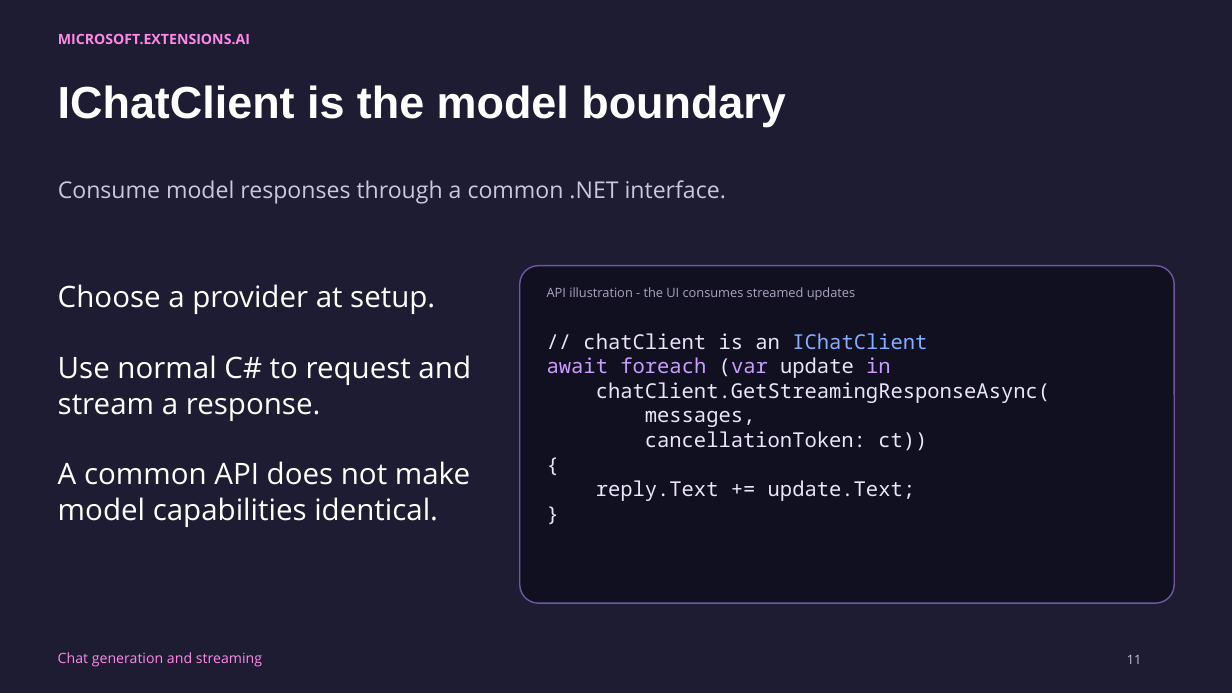
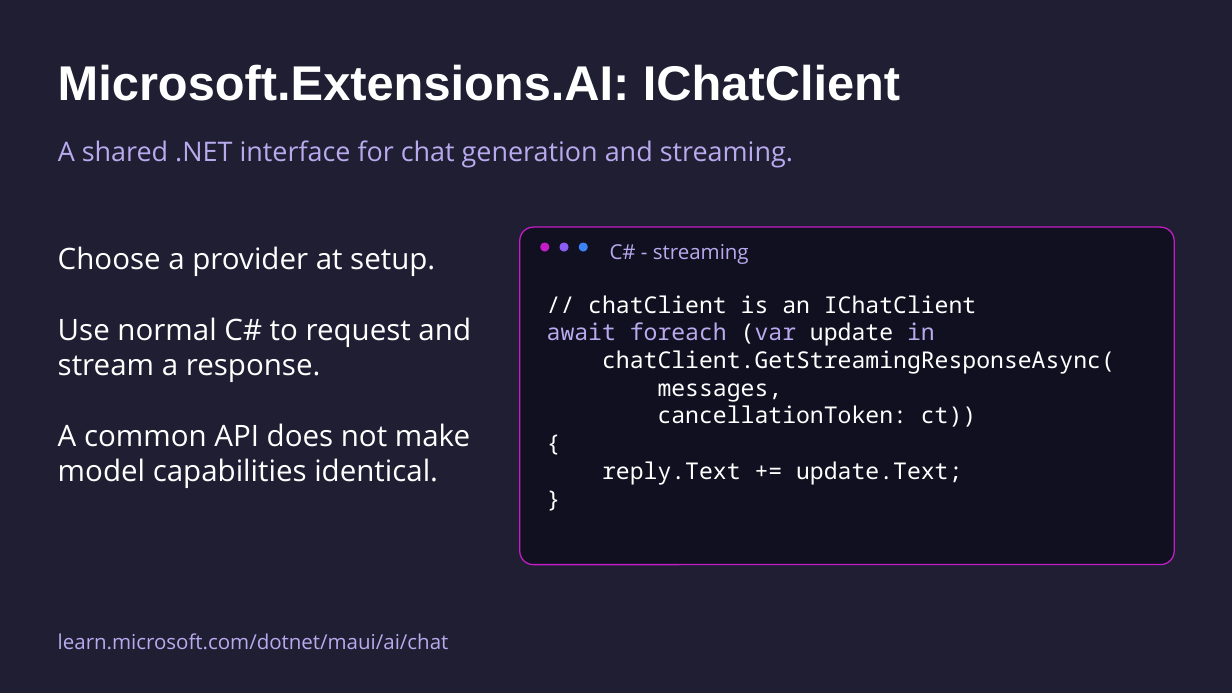
Before and after one commit to mattleibow/dotnetconf2026, a slide deck: slide 11 of slides.pptx. Drawn at 1232x693 pixels with LibreOffice and Linux fonts; fonts in the diff are those of the drawing. Boxes give left, top, right and bottom in pixels: in the first picture for what was removed or moved away, otherwise in the second. Text is boxed around its words. In the diff, an @@ line names an element or a change of style, - is before the commit and + after.

```diff
--- a/slides.pptx
+++ b/slides.pptx
@@ background #1E1C32 to #1F1E32 @@
@@ text at (58, 64, 900, 101): text changed; size 11 to 38 pt; font Open Sans to Arial; text colour #FF89E7 to #FFFFFF @@
-MICROSOFT.EXTENSIONS.AI
+Microsoft.Extensions.AI: IChatClient
@@ text removed at (58, 85, 785, 126) @@
-IChatClient is the model boundary
@@ text at (58, 140, 793, 168): text changed; size 18 to 21 pt; text colour #CAC7DE to #B9AAEE @@
-Consume model responses through a common .NET interface.
+A shared .NET interface for chat generation and streaming.
@@ 2 texts, 1 rounded rectangle: place and size @@
-2 texts, 1 rounded rectangle at (58, 266, 1174, 604)
+2 texts, 1 rounded rectangle at (58, 227, 1174, 565)
@@ rounded rectangle at (519, 227, 1174, 565): outline #6E57A0 1.1 pt to #512BD4 1 pt; proportions changed @@
@@ ellipse added at (541, 242, 550, 251), fill #C21DC6 @@
@@ ellipse added at (560, 242, 569, 251), fill #8B5CF6 @@
@@ ellipse added at (579, 242, 588, 251), fill #3B82F6 @@
@@ text at (610, 244, 749, 264): text changed; size 10 to 16 pt; text colour #ACA3C0 to #B9AAEE @@
-API illustration - the UI consumes streamed updates
+C# - streaming
@@ text "// chatClient is an IChatClient" at (547, 295, 1115, 485): size 16 to 18 pt; text colour #EAE5FA to #FFFFFF in "// chatClient is an", "(var update", "chatClient.GetStreamingResponseAsync(", "messages," and 4 more places; text colour #86AEFF to #FFFFFF in "IChatClient"; text colour #CA9DFF to #B9AAEE in "await foreach (var in" @@
@@ text removed at (58, 652, 262, 667) @@
-Chat generation and streaming
@@ text added at (58, 633, 449, 650), 16 pt, text #B9AAEE @@
+learn.microsoft.com/dotnet/maui/ai/chat
@@ text removed at (1127, 655, 1142, 664) @@
-11
```
Also in this commit, not shown: 26 other slides changed, 8 slides added, 6 slides removed.
